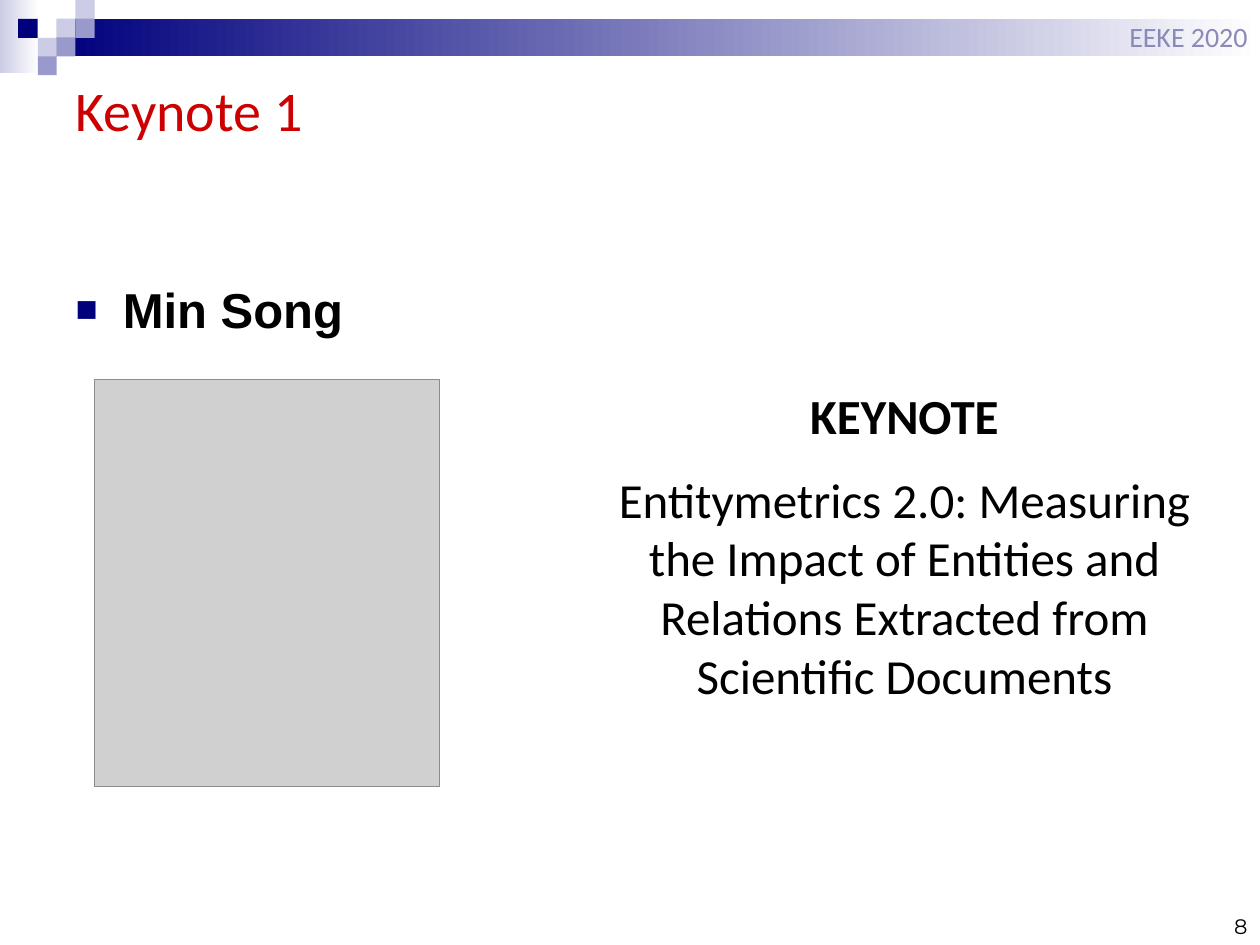
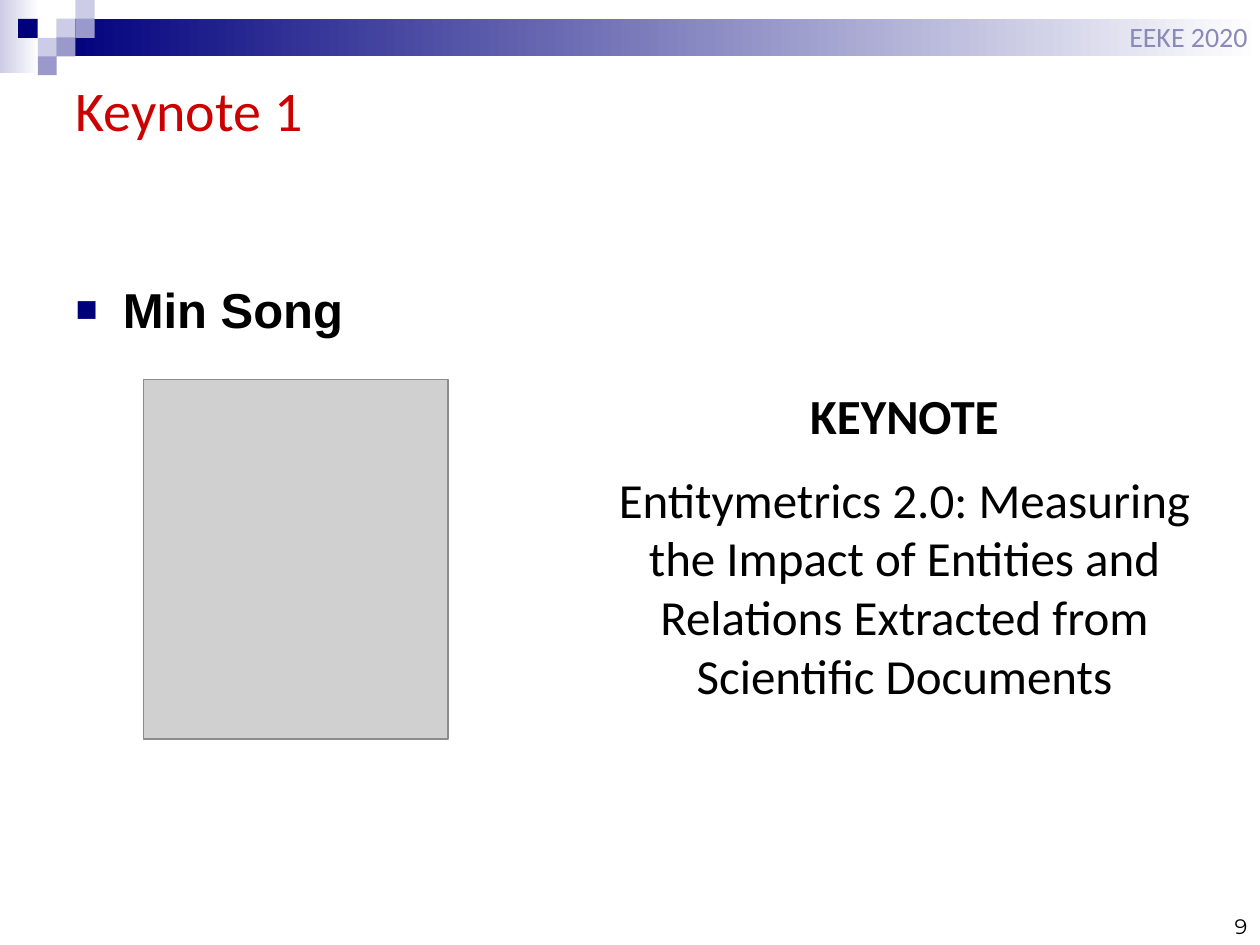
Before and after one commit to EEKE2020/EEKE2020.github.io, a slide deck: slide 9 of slides/eeke2020_intro.pptx (slide 8 before the commit). Drawn at 1260x945 pixels with LibreOffice and Linux fonts; fonts in the diff are those of the drawing; grey boxes stand for pictures. Boxes give left, top, right and bottom in pixels: in the first picture for what was removed or moved away, otherwise in the second. Text is boxed around its words. In the diff, an @@ line names an element or a change of style, - is before the commit and + after.

```diff
--- a/slides/eeke2020_intro.pptx
+++ b/slides/eeke2020_intro.pptx
@@ picture: place and size @@
-picture at [94, 379, 440, 786]
+picture at [144, 379, 449, 738]
@@ page number at [1235, 919, 1248, 934]: text changed @@
-8
+9
```
Also in this commit, not shown: 9 other slides changed, 3 slides added, 2 slides removed.
